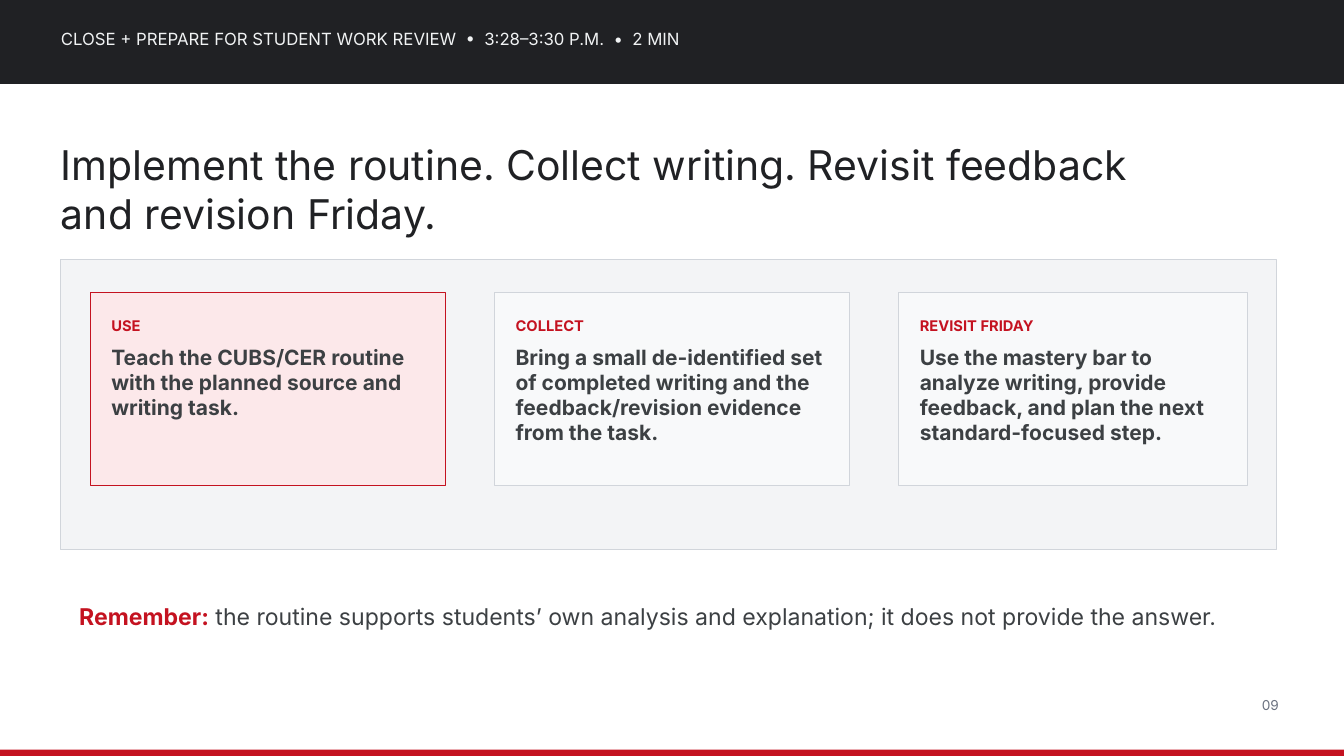
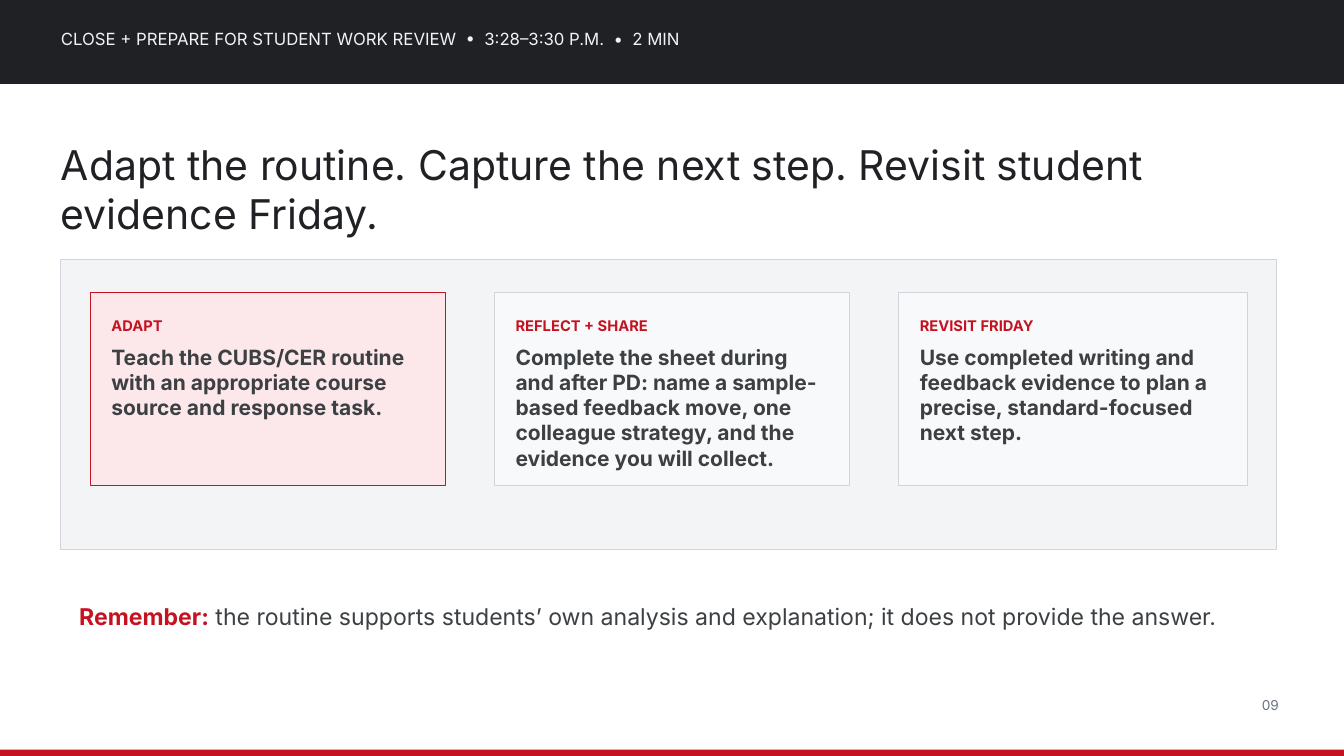
Before and after one commit to nbhs-science/nbhs-science, a slide deck: slide 9 of assets/plc/2026-10-28_Science_Department_PD_Strengthening_Science_Literacy.pptx. Drawn at 1344x756 pixels with LibreOffice and Linux fonts; fonts in the diff are those of the drawing. Boxes give left, top, right and bottom in pixels: in the first picture for what was removed or moved away, otherwise in the second. Text is boxed around its words. In the diff, an @@ line names an element or a change of style, - is before the commit and + after.

Commit message:
Finalize Oct. 28 Science Literacy PD materials
Update the all-science-course PD deck and one-page agenda; add the LIT-aligned reflection and next-steps sheet in printable and editable formats; include CUBS, color-coded CER, de-identified writing-sample analysis, and teacher strategy sharing.

```diff
--- a/assets/plc/2026-10-28_Science_Department_PD_Strengthening_Science_Literacy.pptx
+++ b/assets/plc/2026-10-28_Science_Department_PD_Strengthening_Science_Literacy.pptx
@@ text at (61,149,1143,238): text changed @@
-Implement the routine. Collect writing. Revisit feedback and revision Friday.
+Adapt the routine. Capture the next step. Revisit student evidence Friday.
@@ text at (111,320,404,420): text changed @@
-USE
-Teach the CUBS/CER routine with the planned source and writing task.
+ADAPT
+Teach the CUBS/CER routine with an appropriate course source and response task.
@@ text at (516,320,816,471): text changed @@
-COLLECT
-Bring a small de-identified set of completed writing and the feedback/revision evidence from the task.
+REFLECT + SHARE
+Complete the sheet during and after PD: name a sample-based feedback move, one colleague strategy, and the evidence you will collect.
@@ text at (920,349,1207,445): text changed @@
-Use the mastery bar to analyze writing, provide feedback, and plan the next standard-focused step.
+Use completed writing and feedback evidence to plan a precise, standard-focused next step.
```
Also in this commit, not shown: 8 other slides changed, 3 other files.
